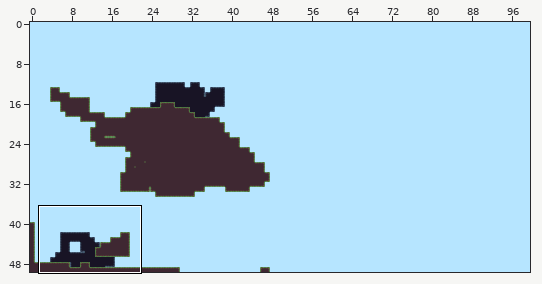
Two states of a Tiled map, assets/enerjim/level1.tmx. Above, an overview of the earlier version with the close-up marked.
Close-up. Before the commit:
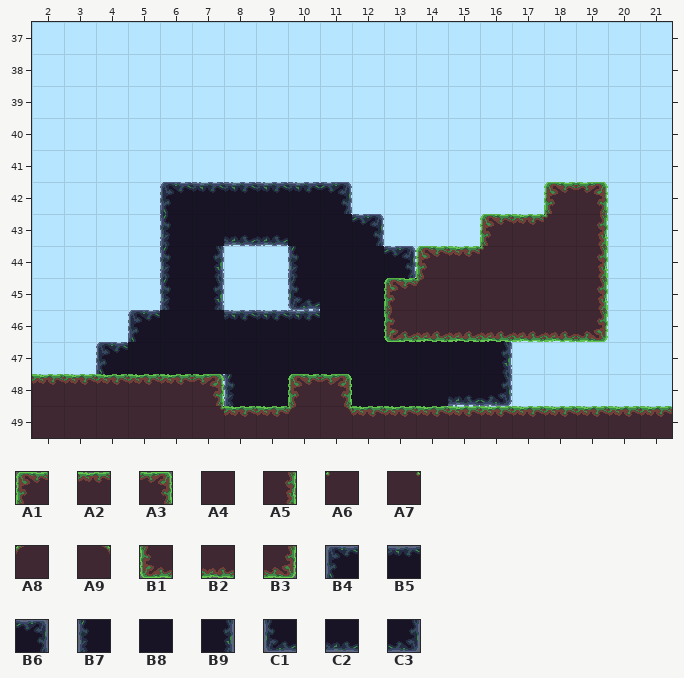
Cells are 32x32 px. Shown: x 2..21, y 37..49. The commit also changed other parts of the map, which this record leaves out.
Key: from "tileset": A1 0, A2 1, A3 2, A4 3, A5 10, A6 11, A7 12, A8 13, A9 14, B1 16, B2 17, B3 18, B4 24, B5 25, B6 26, B7 32, B8 33, B9 34, C1 40, C2 41, C3 42.
__ is an empty cell, ## one hidden under a higher layer.
Layers that did not change in this view are not listed.
Layer "walls" before, first column x 2:
37 __ __ __ __ __ __ __ __ __ __ __ __ __ __ __ __ __ __ __ __
38 __ __ __ __ __ __ __ __ __ __ __ __ __ __ __ __ __ __ __ __
39 __ __ __ __ __ __ __ __ __ __ __ __ __ __ __ __ __ __ __ __
40 __ __ __ __ __ __ __ __ __ __ __ __ __ __ __ __ __ __ __ __
41 __ __ __ __ __ __ __ __ __ __ __ __ __ __ __ __ __ __ __ __
42 __ __ __ __ B4 B5 B5 B5 B5 B6 __ __ __ __ __ __ __ __ __ __
43 __ __ __ __ B7 B8 C2 C2 B8 B8 B6 __ __ __ __ __ __ __ __ __
44 __ __ __ __ B7 B9 __ __ B7 B8 B8 B6 __ __ __ __ __ __ __ __
45 __ __ __ __ B7 B9 __ __ C1 B8 B8 B8 ## __ __ __ __ __ __ __
46 __ __ __ B4 B8 B8 B5 B5 B5 B8 B8 B8 B8 B5 B6 __ __ __ __ __
47 __ __ B4 B8 B8 B8 B8 B8 B8 B8 B8 B8 B8 B8 B9 __ __ __ __ __
48 __ __ C1 C2 C2 C3 B7 B8 B8 B8 B8 B8 B8 C2 C3 __ __ __ __ __
49 __ __ __ __ __ __ C1 C2 ## ## C2 C2 C3 __ __ __ __ __ __ __
Layer "collision" before, first column x 2:
37 __ __ __ __ __ __ __ __ __ __ __ __ __ __ __ __ __ __ __ __
38 __ __ __ __ __ __ __ __ __ __ __ __ __ __ __ __ __ __ __ __
39 __ __ __ __ __ __ __ __ __ __ __ __ __ __ __ __ __ __ __ __
40 __ __ __ __ __ __ __ __ __ __ __ __ __ __ __ __ __ __ __ __
41 __ __ __ __ __ __ __ __ __ __ __ __ __ __ __ __ __ __ __ __
42 __ __ __ __ __ __ __ __ __ __ __ __ __ __ __ __ A1 A3 __ __
43 __ __ __ __ __ __ __ __ __ __ __ __ __ __ A1 A2 A6 A5 __ __
44 __ __ __ __ __ __ __ __ __ __ __ __ A1 A2 A6 A4 A4 A5 __ __
45 __ __ __ __ __ __ __ __ __ __ __ A1 A8 A4 A4 A4 A4 A5 __ __
46 __ __ __ __ __ __ __ __ __ __ __ B1 B2 B2 B2 B2 B2 B3 __ __
47 __ __ __ __ __ __ __ __ __ __ __ __ __ __ __ __ __ __ __ __
48 A2 A2 A2 A2 A2 A3 __ __ A1 A3 __ __ __ __ __ __ __ __ __ __
49 A4 A4 A4 A4 A4 A7 A2 A2 A8 A9 A2 A2 A2 A2 A2 A2 A2 A2 A2 A2
New version:
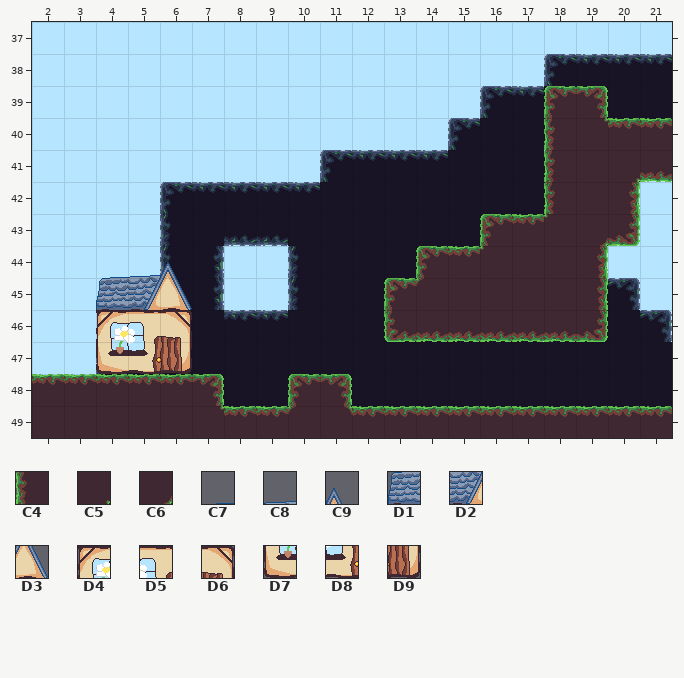
Further tiles: from "tileset": C4 8, C5 20, C6 22, C7 37, C8 38, C9 39, D1 45, D2 46, D3 47, D4 53, D5 54, D6 55, D7 61, D8 62, D9 63.
Tiles of an added or newly shown layer are drawn over the layers below it.
Changes in this commit:
Changed rows in their new state; .. is an unchanged cell.
Layer "walls":
first column x 7:
38 .. .. .. .. .. .. .. .. .. .. .. B4 B5 B5 B5
39 .. .. .. .. .. .. .. .. .. B4 B5 B8 B8 B8 B8
40 .. .. .. .. .. .. .. .. B4 B8 B8 C2 .. C2 C2
41 .. .. .. .. B4 B5 B5 B5 B8 B8 B8 B6 .. .. ..
42 .. .. .. .. B8 B8 B8 B8 B8 B8 B8 B9 .. .. ..
43 .. .. .. .. .. B8 B8 B8 B8 B8 .. .. .. .. ..
44 .. .. .. .. .. .. B8 B8 .. .. .. .. .. .. ..
45 .. .. .. B7 .. .. .. .. .. .. .. .. .. B6 ..
46 .. .. .. B8 .. .. .. .. .. .. .. .. B8 B8 B6
47 .. .. .. .. .. .. .. .. .. B8 B8 B8 B8 B8 B8
48 B8 B8 .. .. .. .. .. .. B8 B8 B8 B8 B8 B8 B8
Layer "houses" (added):
first column x 4:
44 C7 C8 C9
45 D1 D2 D3
46 D4 D5 D6
47 D7 D8 D9
Layer "collision":
first column x 18:
39 A1 A3 .. ..
40 C4 A7 A2 A2
41 C4 A4 C5 B2
42 C4 A4 A5 ..
43 .. C6 B3 ..
Where, in picture pixels (left, top, right, bottom), the same in both close-ups:
changed: (320, 54, 672, 278)
changed: (96, 262, 235, 406)
changed: (288, 279, 320, 321)
changed: (448, 278, 672, 406)
